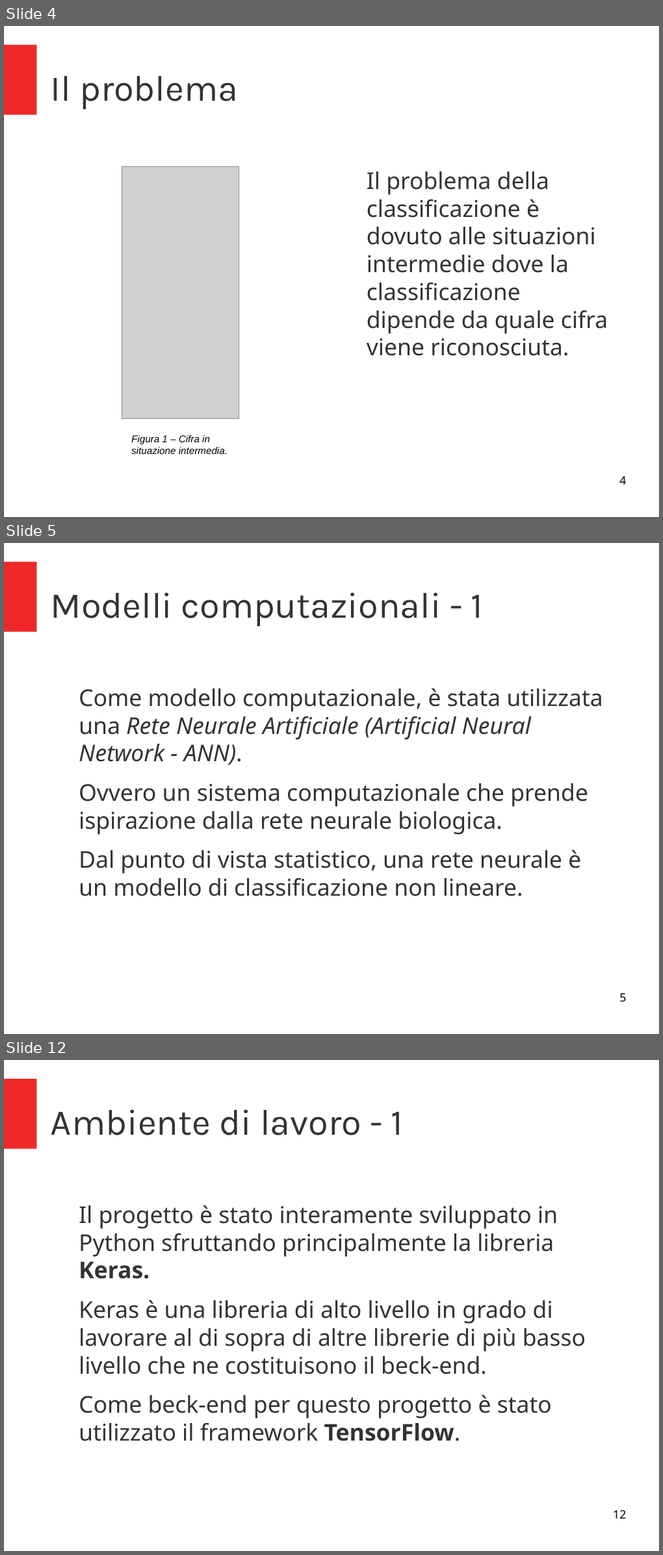
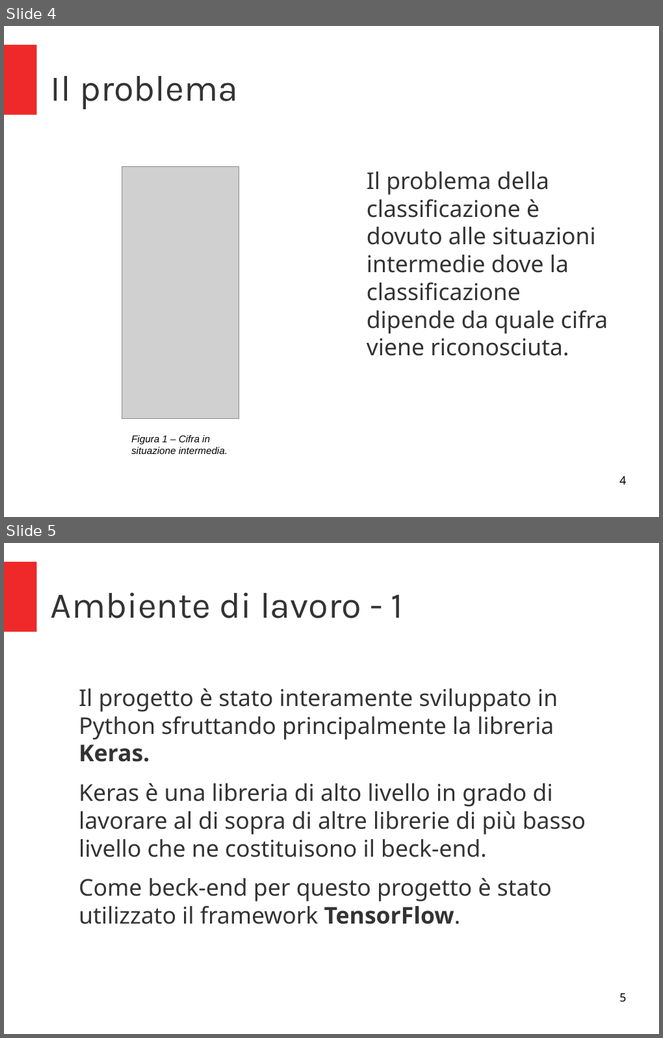
Before and after one commit to micheleFraccaroli/Progetto_IA, a slide deck: Presentazione/Press.odp. Shown one above the other, each under a label of ours: slides 4, 5 and 12 before the commit, slides 4 and 5 after it; the slides between them are not shown. The pictures are 663x1555 and 663x1038 pixels, drawn with LibreOffice and Linux fonts; fonts in the diff are those of the drawing; grey boxes stand for pictures. Boxes give left, top, right and bottom in pixels: in the first picture for what was removed or moved away, otherwise in the second. Text is boxed around its words. In the diff, an @@ line names an element or a change of style, - is before the commit and + after.

```diff
--- a/Presentazione/Press.odp
+++ b/Presentazione/Press.odp
@@ slide 5 removed at (4, 543, 659, 1034), background #FFFFFF; not listed: 1 template element that a slide beside it also shows @@
@@ title removed at (51, 592, 483, 626) @@
-Modelli computazionali - 1
@@ text removed at (79, 688, 603, 897) @@
-Come modello computazionale, è stata utilizzata una Rete Neurale Artificiale (Artificial Neural Network - ANN).
-Ovvero un sistema computazionale che prende ispirazione dalla rete neurale biologica.
-Dal punto di vista statistico, una rete neurale è un modello di classificazione non lineare.
@@ page number removed at (620, 993, 626, 1003) @@
-5
@@ what was slide 12 is now slide 5 @@
@@ page number at (620, 993, 626, 1003): text changed @@
-12
+5
```
Also in this commit, not shown: 8 slides changed, 1 slide added, 6 other slides removed, 2 other files.
